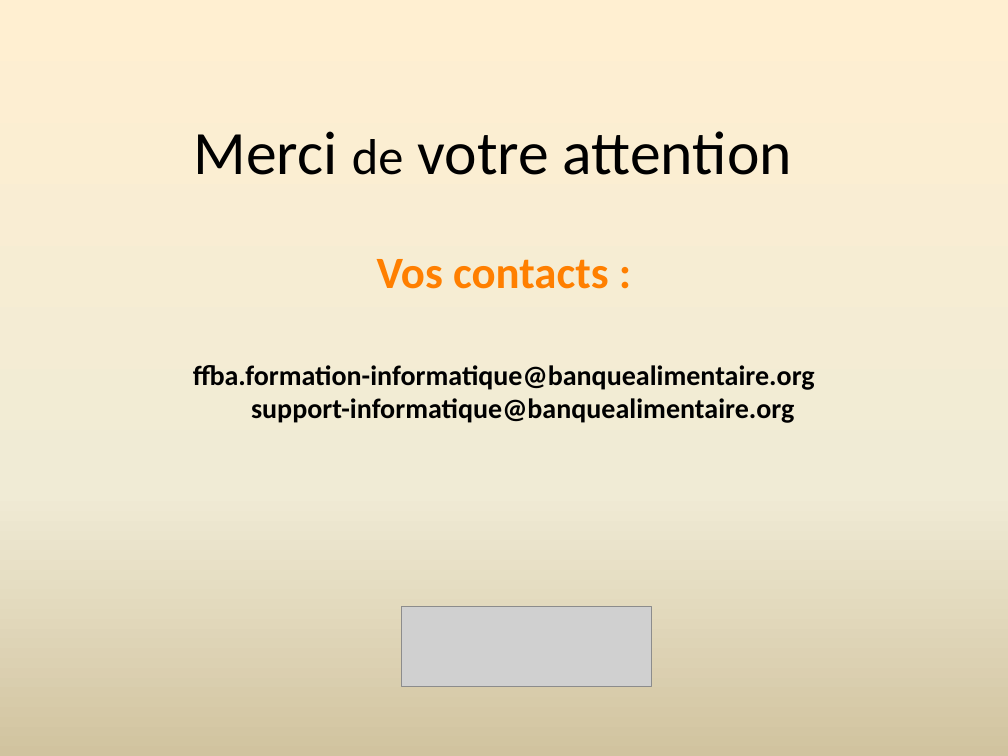
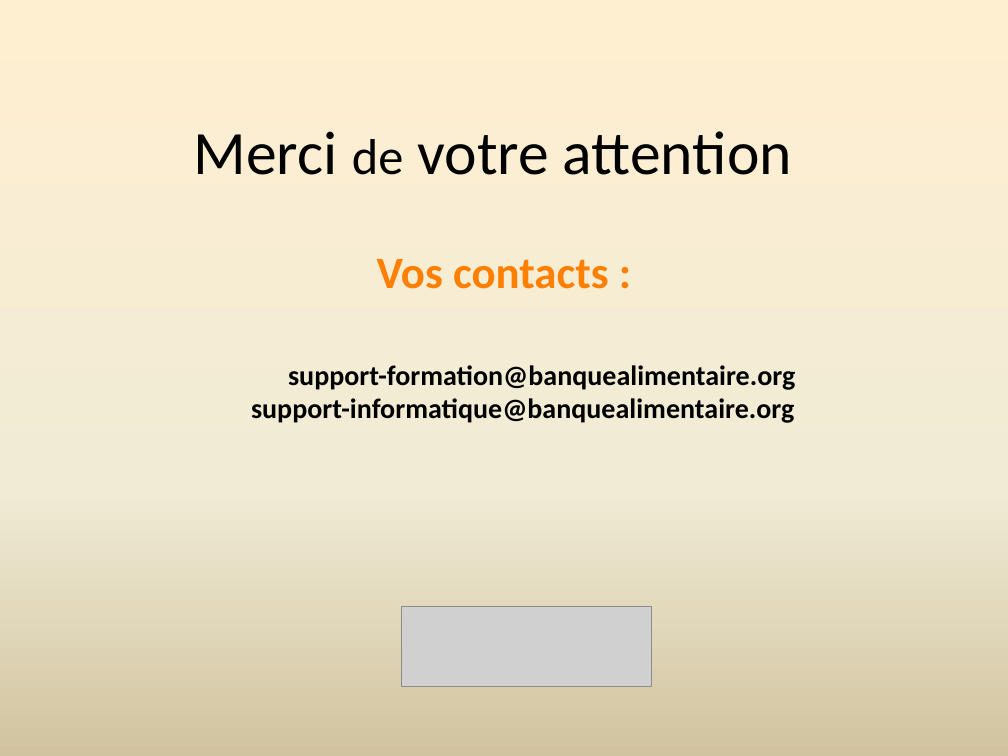
Before and after one commit to yvallet/import, a slide deck: slide 13 of Les tutoriels de la FFBA_page1.pptx. Drawn at 1008x756 pixels with LibreOffice and Linux fonts; fonts in the diff are those of the drawing; grey boxes stand for pictures. Boxes give left, top, right and bottom in pixels: in the first picture for what was removed or moved away, otherwise in the second. Text is boxed around its words. In the diff, an @@ line names an element or a change of style, - is before the commit and + after.

```diff
--- a/Les tutoriels de la FFBA_page1.pptx
+++ b/Les tutoriels de la FFBA_page1.pptx
@@ text at (251, 365, 795, 423): text changed @@
-ffba.formation-informatique@banquealimentaire.org
-support-informatique@banquealimentaire.org
+support-formation@banquealimentaire.org
+support-informatique@banquealimentaire.org
```
Also in this commit, not shown: 1 other slide changed, 1 other file.
